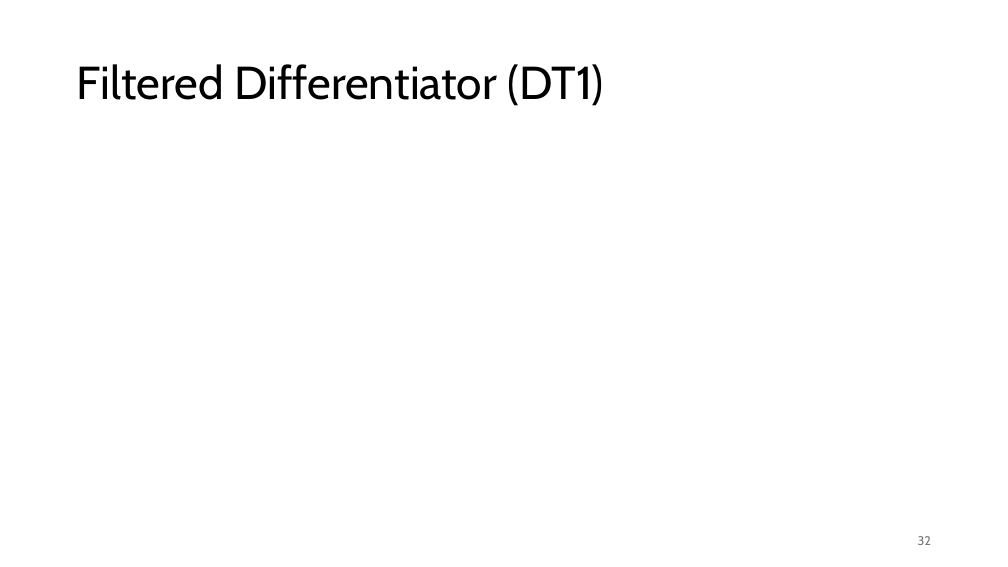
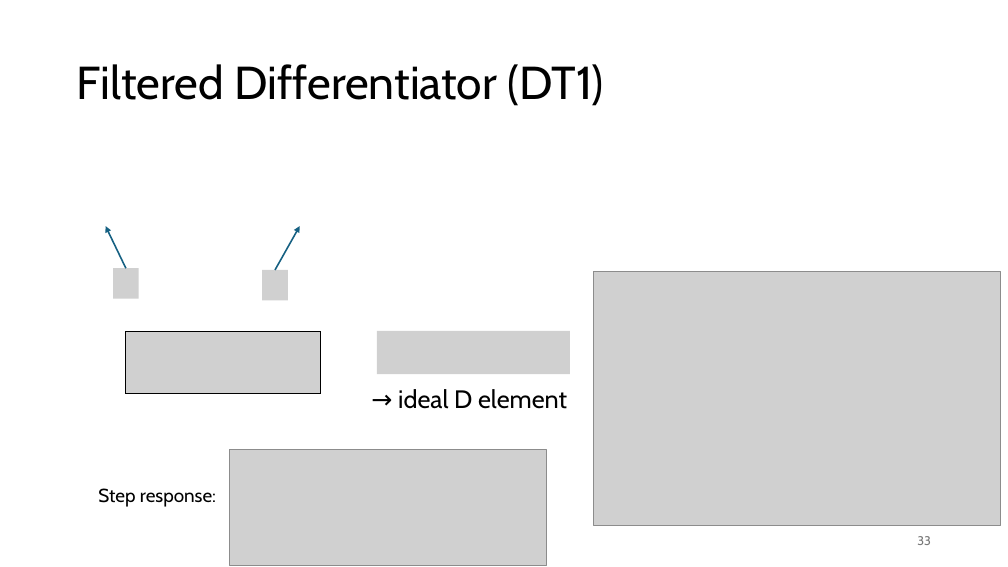
Before and after one commit to FelixWick/control_engineering, a slide deck: slide 33 of slides/3_Laplace.pptx (slide 32 before the commit). Drawn at 1008x567 pixels with LibreOffice and Linux fonts; fonts in the diff are those of the drawing; grey boxes stand for pictures. Boxes give left, top, right and bottom in pixels: in the first picture for what was removed or moved away, otherwise in the second. Text is boxed around its words. In the diff, an @@ line names an element or a change of style, - is before the commit and + after.

```diff
--- a/slides/3_Laplace.pptx
+++ b/slides/3_Laplace.pptx
@@ arrow added from (126, 268) to (106, 226), #156082 1.5 pt @@
@@ arrow added from (275, 270) to (299, 226), #156082 1.5 pt @@
@@ picture added at box(113, 268, 139, 299) @@
@@ picture added at box(262, 270, 288, 300) @@
@@ picture added at box(594, 271, 1000, 526) @@
@@ picture added at box(126, 331, 321, 393) @@
@@ picture added at box(377, 331, 570, 374) @@
@@ text added at box(398, 389, 567, 409), 24 pt, text #000000 @@
+→ ideal D element
@@ picture added at box(230, 450, 546, 566) @@
@@ text added at box(98, 488, 216, 507), 18 pt, text #000000 @@
+Step response:
@@ page number at box(917, 536, 931, 545): text changed @@
-32
+33
```
Also in this commit, not shown: 3 other slides changed, 5 slides added.
